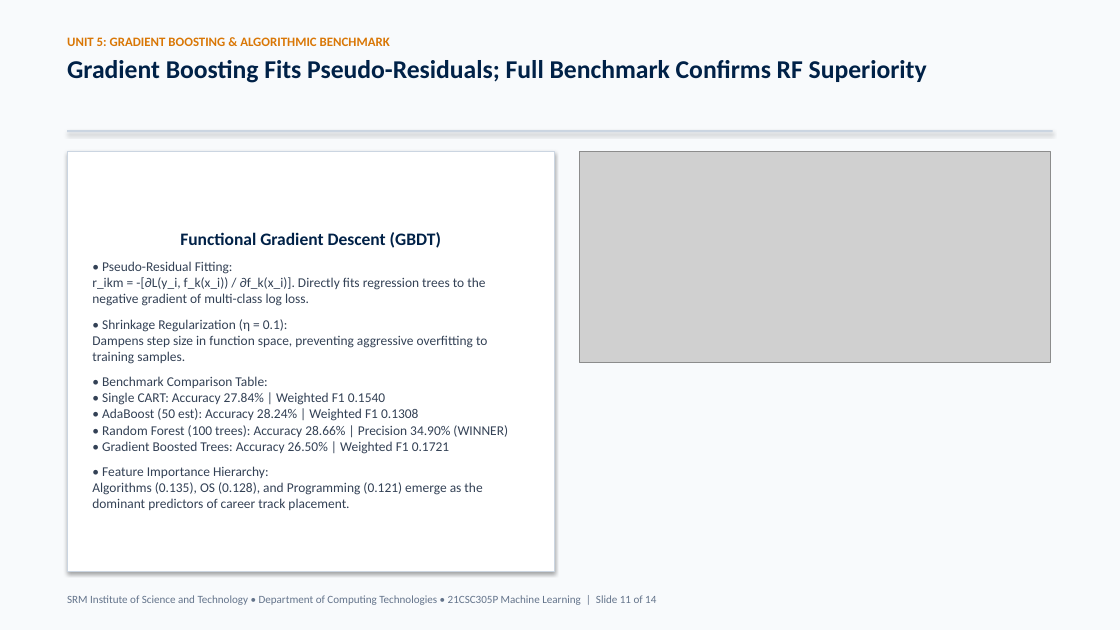
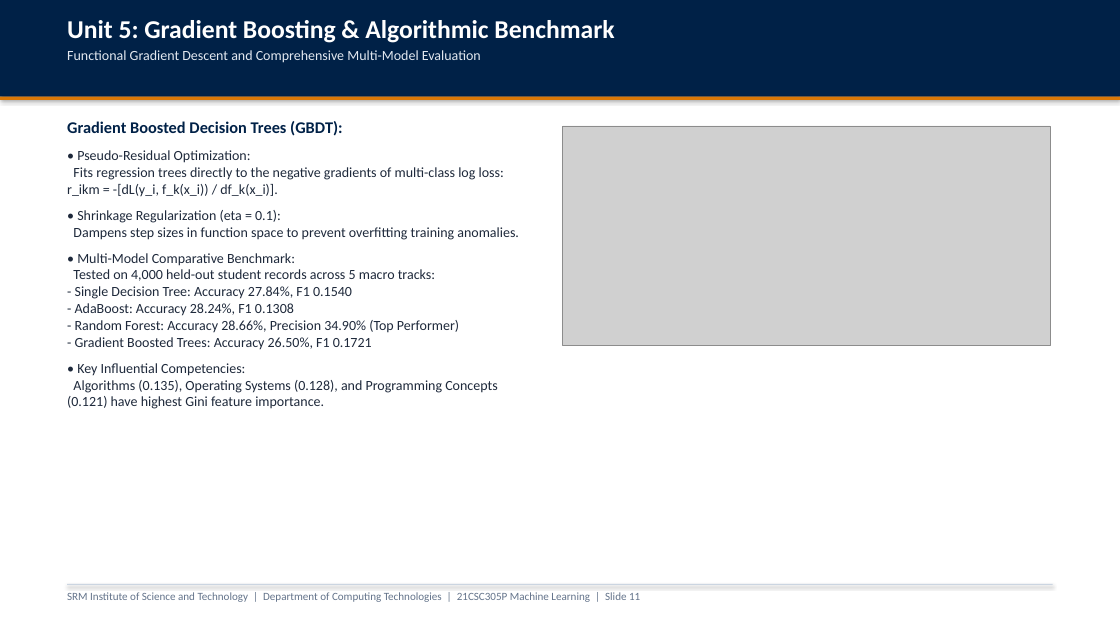
Before and after one commit to parth2024-tech/SRM-21CSC305P-Machine-Learning-Career-Guidance-Debate-Agent, a slide deck: slide 11 of presentation_unit3_unit4_unit5.pptx. Drawn at 1120x630 pixels with LibreOffice and Linux fonts; fonts in the diff are those of the drawing; grey boxes stand for pictures. Boxes give left, top, right and bottom in pixels: in the first picture for what was removed or moved away, otherwise in the second. Text is boxed around its words. In the diff, an @@ line names an element or a change of style, - is before the commit and + after.

```diff
--- a/presentation_unit3_unit4_unit5.pptx
+++ b/presentation_unit3_unit4_unit5.pptx
@@ rectangle at (0, 0, 1120, 630): fill #F8FAFC to #FFFFFF @@
@@ rectangle added at (0, 0, 1120, 97), fill #002147 @@
@@ text at (67, 20, 614, 63): text changed; size 22 to 12 pt; text colour #002147 to #E2E8F0; bold off @@
-UNIT 5: GRADIENT BOOSTING & ALGORITHMIC BENCHMARK
-Gradient Boosting Fits Pseudo-Residuals; Full Benchmark Confirms RF Superiority
+Unit 5: Gradient Boosting & Algorithmic Benchmark
+Functional Gradient Descent and Comprehensive Multi-Model Evaluation
@@ rectangle: place and size @@
-rectangle at (67, 130, 1053, 133)
+rectangle at (0, 97, 1120, 100)
@@ rectangle at (0, 97, 1120, 100): fill #CBD5E1 to #D97706 @@
@@ text "Gradient Boosted Decision Trees (GBDT):": place and size @@
-text "Gradient Boosted Decision Trees (GBDT):" at (67, 151, 555, 571)
+text "Gradient Boosted Decision Trees (GBDT):" at (67, 121, 519, 409)
@@ text "Gradient Boosted Decision Trees (GBDT):" at (67, 121, 519, 409): vertical alignment middle to top; fill #FFFFFF to none; outline #CBD5E1 0.75 pt to none; shadow off @@
@@ text at (67, 121, 519, 409): text changed; size 11.5 to 12 pt; text colour #334155 to #1E293B @@
-Functional Gradient Descent (GBDT)
-• Pseudo-Residual Fitting:
-r_ikm = -[∂L(y_i, f_k(x_i)) / ∂f_k(x_i)]. Directly fits regression trees to the negative gradient of multi-class log loss.
-• Shrinkage Regularization (η = 0.1):
-Dampens step size in function space, preventing aggressive overfitting to training samples.
-• Benchmark Comparison Table:
-• Single CART: Accuracy 27.84% | Weighted F1 0.1540
-• AdaBoost (50 est): Accuracy 28.24% | Weighted F1 0.1308
-• Random Forest (100 trees): Accuracy 28.66% | Precision 34.90% (WINNER)
-• Gradient Boosted Trees: Accuracy 26.50% | Weighted F1 0.1721
-• Feature Importance Hierarchy:
-Algorithms (0.135), OS (0.128), and Programming (0.121) emerge as the dominant predictors of career track placement.
+Gradient Boosted Decision Trees (GBDT):
+• Pseudo-Residual Optimization:
+Fits regression trees directly to the negative gradients of multi-class log loss: r_ikm = -[dL(y_i, f_k(x_i)) / df_k(x_i)].
+• Shrinkage Regularization (eta = 0.1):
+Dampens step sizes in function space to prevent overfitting training anomalies.
+• Multi-Model Comparative Benchmark:
+Tested on 4,000 held-out student records across 5 macro tracks:
+- Single Decision Tree: Accuracy 27.84%, F1 0.1540
+- AdaBoost: Accuracy 28.24%, F1 0.1308
+- Random Forest: Accuracy 28.66%, Precision 34.90% (Top Performer)
+- Gradient Boosted Trees: Accuracy 26.50%, F1 0.1721
+• Key Influential Competencies:
+Algorithms (0.135), Operating Systems (0.128), and Programming Concepts (0.121) have highest Gini feature importance.
@@ picture: place and size @@
-picture at (580, 151, 1050, 363)
+picture at (563, 126, 1050, 345)
@@ text at (67, 592, 640, 602): text changed @@
-SRM Institute of Science and Technology • Department of Computing Technologies • 21CSC305P Machine Learning | Slide 11 of 14
+SRM Institute of Science and Technology | Department of Computing Technologies | 21CSC305P Machine Learning | Slide 11
@@ rectangle added at (67, 584, 1053, 585), fill #CBD5E1 @@
```
Also in this commit, not shown: 13 other slides changed, 2 other files.
